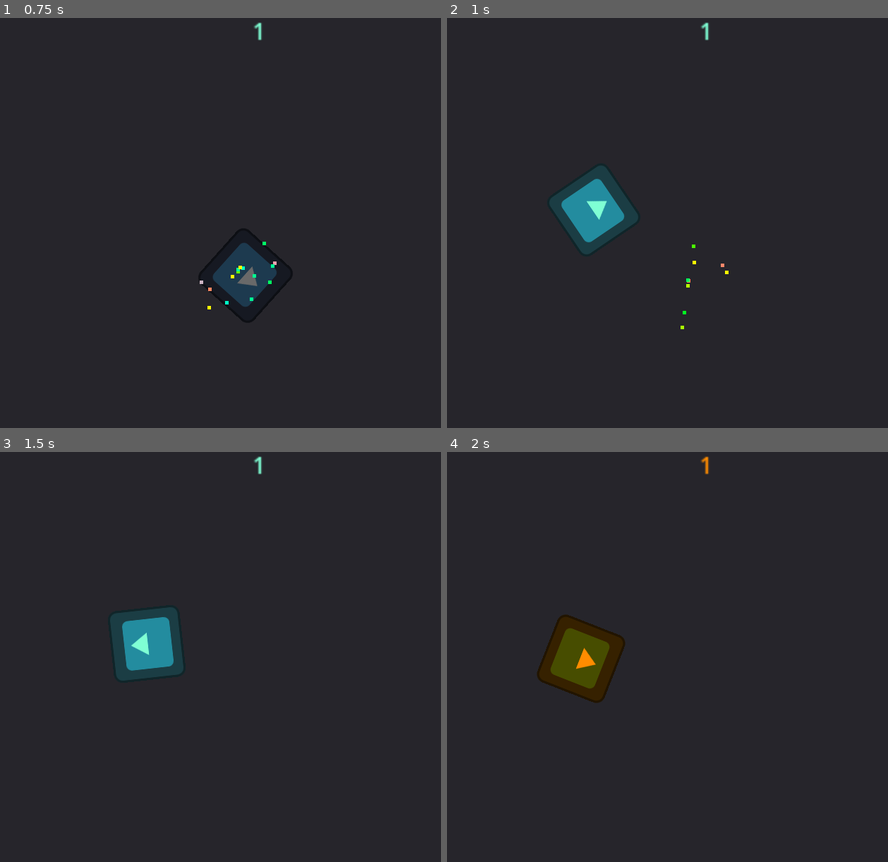
Above: before the commit, frames 1-4 (two rows, left to right).
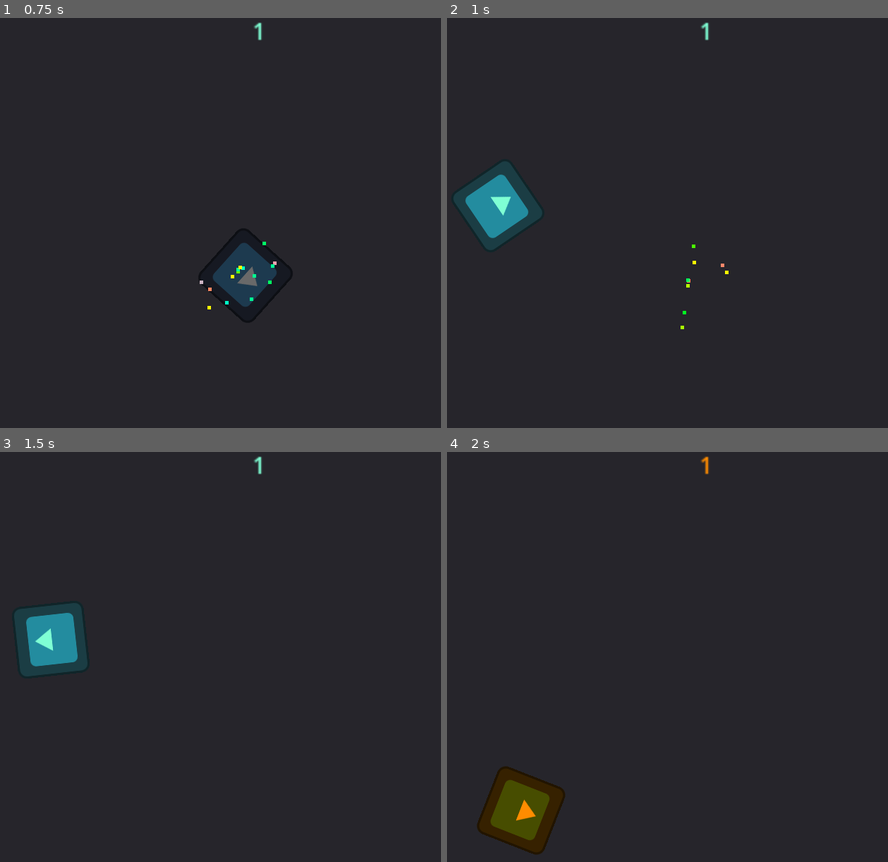
Above: after the commit, the same moments.

Repository: Boyquotes/click-godot
Game: Godot game, scene res://src/scenes/main.tscn
Two runs of this game, one before a commit and one after it. Both use one fixed random seed, a clock stepped at 60 frames per second and the inputs below. Before the commit the project starts from res://src/scenes/node_2d.tscn. The engine's default icon, where the game draws it, is replaced by a stand-in: a white triangle on a blue panel in a dark square.
Inputs (mouse positions are in pixels of both pictures, inside the frame that each line leads up to):
- Up to frame 1 (0.75 s): click (246, 276) at 0.67 s
- Up to frame 2 (1 s): no input
- Up to frame 3 (1.5 s): move the mouse to (132, 739) at 1.27 s; click (132, 739) at 1.42 s
- Up to frame 4 (2 s): no input

Frame 1 is identical in both runs. In frame 2, 4.9% of the frame differs, in the area x 1-44%, y 35-58%; in frame 3, 4.9%; in frame 4, 5.7%, in the area x 6-41%, y 39-99%.

Commit message:
Refactor main.gd renaming @onready variables to PascalCase

Diff:
--- a/project.godot
+++ b/project.godot
@@ -11,7 +11,7 @@
 [application]
 
 config/name="click"
-run/main_scene="res://src/scenes/node_2d.tscn"
+run/main_scene="res://src/scenes/main.tscn"
 config/features=PackedStringArray("4.0", "Forward Plus")
 config/icon="res://assets/icon.svg"
 
--- /dev/null
+++ b/src/main.gd
@@ -0,0 +1,96 @@
+extends Node2D
+
+@onready var Points: Label = $UI/Points
+@onready var Icon = $Icon
+@onready var GameTimer: Timer = $UI/Timer
+@onready var GameOverLabel: Label = $UI/GameOver
+@onready var Music: AudioStreamPlayer = $Sound/Music
+@onready var GameOverMusic: AudioStreamPlayer = $Sound/MusicGameOver
+@onready var ErrorAudio: AudioStreamPlayer = $Sound/Error
+@onready var PointAudio: AudioStreamPlayer = $Sound/Point
+@onready var Explosion: GPUParticles2D = $Explosion
+
+const LIMIT_WINDOW: int = 100
+const COLOURS = [Color.AQUAMARINE, Color.DARK_ORANGE, Color.CRIMSON]
+const MULT_ROTATION : int = 1000
+
+var rng: RandomNumberGenerator = RandomNumberGenerator.new()
+var viewport_size: Vector2
+var points: int = 0
+var is_clicked: bool = false
+var fail_count: int = 0
+
+
+func _ready() -> void:
+	viewport_size = get_viewport_rect().size
+	Points.text = '%s' % points
+	Points.position.x = viewport_size.x / 2
+	Icon.position = viewport_size / 2
+	Icon.connect('clicked', Callable(self, '_on_click'))
+	Points.set_modulate(COLOURS[0])
+	Music.play()
+	Icon.modulate = COLOURS[0]
+
+func _process(delta: float) -> void:
+	Icon.rotate(delta * MULT_ROTATION)
+
+
+func _on_timer_timeout() -> void:
+	fail_count_update()
+	Icon.modulate = COLOURS[fail_count % COLOURS.size()]
+	Explosion.emitting = false
+
+	check_fail_count()
+	is_clicked = false
+
+	move_icon_random_position()
+	Music.pitch_scale *= 1.005
+
+
+@warning_ignore('narrowing_conversion')
+func move_icon_random_position() -> void:
+	Icon.position.x = rng.randi_range(
+		LIMIT_WINDOW,
+		viewport_size.x - LIMIT_WINDOW
+	)
+
+	Icon.position.y = rng.randi_range(
+		Points.position.y + LIMIT_WINDOW,
+		viewport_size.y - LIMIT_WINDOW
+	)
+
+
+func fail_count_update() -> void:
+	if not is_clicked:
+		fail_count += 1
+		if fail_count < 3:
+			ErrorAudio.play()
+
+
+func game_over() -> void:
+	Icon.hide()
+	GameTimer.stop()
+	GameOverLabel.text += '\nTotal points: ' + str(points)
+	GameOverLabel.show()
+	Points.hide()
+	Music.stop()
+	GameOverMusic.play()
+
+
+func check_fail_count() -> void:
+	if fail_count < 3:
+		Points.set_modulate(COLOURS[fail_count])
+	else:
+		game_over()
+
+
+func _on_click() -> void:
+	if not is_clicked:
+		points += 1
+		Points.text = '%s' % points
+		GameTimer.wait_time *= 0.995
+		is_clicked = true
+		PointAudio.play()
+		Icon.modulate = Color.DIM_GRAY #Color(0.745098, 0.745098, 0.745098, 1)
+		Explosion.position = Icon.position
+		Explosion.emitting = true
--- a/src/node2D.gd
+++ /dev/null
@@ -1,96 +0,0 @@
-extends Node2D
-
-var rng: RandomNumberGenerator = RandomNumberGenerator.new()
-var viewport_size: Vector2
-var points: int = 0
-var is_clicked: bool = false
-var fail_count: int = 0
-
-@onready var label: Label = $UI/Points
-@onready var icon = $Icon
-@onready var timer: Timer = $UI/Timer
-@onready var game_over_label: Label = $UI/GameOver
-@onready var music: AudioStreamPlayer = $Sound/Music
-@onready var music_game_over: AudioStreamPlayer = $Sound/MusicGameOver
-@onready var error_audio: AudioStreamPlayer = $Sound/Error
-@onready var point_audio: AudioStreamPlayer = $Sound/Point
-@onready var explosion: GPUParticles2D = $Explosion
-
-const LIMIT_WINDOW: int = 100
-const COLOURS = [Color.AQUAMARINE, Color.DARK_ORANGE, Color.CRIMSON]
-const MULT_ROTATION : int = 1000
-
-
-func _ready() -> void:
-	viewport_size = get_viewport_rect().size
-	label.text = '%s' % points
-	label.position.x = viewport_size.x / 2
-	icon.position = viewport_size / 2
-	icon.connect('clicked', Callable(self, '_on_click'))
-	label.set_modulate(COLOURS[0])
-	music.play()
-	icon.modulate = COLOURS[0]
-
-func _process(delta: float) -> void:
-	icon.rotate(delta * MULT_ROTATION)
-
-
-func _on_timer_timeout() -> void:
-	fail_count_update()
-	icon.modulate = COLOURS[fail_count % COLOURS.size()]
-	explosion.emitting = false
-
-	check_fail_count()
-	is_clicked = false
-
-	move_icon_random_position()
-	music.pitch_scale *= 1.005
-
-
-@warning_ignore('narrowing_conversion')
-func move_icon_random_position() -> void:
-	icon.position.x = rng.randi_range(
-		LIMIT_WINDOW,
-		viewport_size.x - LIMIT_WINDOW
-	)
-
-	icon.position.y = rng.randi_range(
-		label.position.y + LIMIT_WINDOW,
-		viewport_size.y - LIMIT_WINDOW
-	)
-
-
-func fail_count_update() -> void:
-	if not is_clicked:
-		fail_count += 1
-		if fail_count < 3:
-			error_audio.play()
-
-
-func game_over() -> void:
-	icon.hide()
-	timer.stop()
-	game_over_label.text += '\nTotal points: ' + str(points)
-	game_over_label.show()
-	label.hide()
-	music.stop()
-	music_game_over.play()
-
-
-func check_fail_count() -> void:
-	if fail_count < 3:
-		label.set_modulate(COLOURS[fail_count])
-	else:
-		game_over()
-
-
-func _on_click() -> void:
-	if not is_clicked:
-		points += 1
-		label.text = '%s' % points
-		timer.wait_time *= 0.995
-		is_clicked = true
-		point_audio.play()
-		icon.modulate = Color.DIM_GRAY #Color(0.745098, 0.745098, 0.745098, 1)
-		explosion.position = icon.position
-		explosion.emitting = true
--- a/src/scenes/node_2d.tscn
+++ b/src/scenes/main.tscn
@@ -1,15 +1,15 @@
 [gd_scene load_steps=8 format=3 uid="uid://bode8on7iogs"]
 
-[ext_resource type="Script" path="res://src/node2D.gd" id="1_61hho"]
-[ext_resource type="PackedScene" uid="uid://ddixo6haibq0y" path="res://src/scenes/icon.tscn" id="2_aydla"]
-[ext_resource type="PackedScene" uid="uid://jliwwwou55nh" path="res://src/scenes/explosion.tscn" id="3_ymbjc"]
-[ext_resource type="AudioStream" uid="uid://p3q4msi1hv1d" path="res://music/House In a Forest Loop.ogg" id="4_hew67"]
-[ext_resource type="AudioStream" uid="uid://d0uas2lgeqvm0" path="res://music/gameover.wav" id="5_xascc"]
-[ext_resource type="AudioStream" uid="uid://g18cbmcqqtj1" path="res://music/error.mp3" id="6_wwfjo"]
-[ext_resource type="AudioStream" uid="uid://b7s5yrl8365xk" path="res://music/coin_collect.mp3" id="7_1w6kr"]
+[ext_resource type="Script" path="res://src/main.gd" id="1_8ubyj"]
+[ext_resource type="PackedScene" uid="uid://ddixo6haibq0y" path="res://src/scenes/icon.tscn" id="2_4025t"]
+[ext_resource type="PackedScene" uid="uid://jliwwwou55nh" path="res://src/scenes/explosion.tscn" id="3_5kmy5"]
+[ext_resource type="AudioStream" uid="uid://p3q4msi1hv1d" path="res://music/House In a Forest Loop.ogg" id="4_tjkeh"]
+[ext_resource type="AudioStream" uid="uid://d0uas2lgeqvm0" path="res://music/gameover.wav" id="5_m1ujw"]
+[ext_resource type="AudioStream" uid="uid://g18cbmcqqtj1" path="res://music/error.mp3" id="6_kprxu"]
+[ext_resource type="AudioStream" uid="uid://b7s5yrl8365xk" path="res://music/coin_collect.mp3" id="7_ot657"]
 
 [node name="Main" type="Node2D"]
-script = ExtResource("1_61hho")
+script = ExtResource("1_8ubyj")
 
 [node name="Screen" type="ColorRect" parent="."]
 show_behind_parent = true
Not shown: 1 places in src/scenes/main.tscn that only renumber resources
